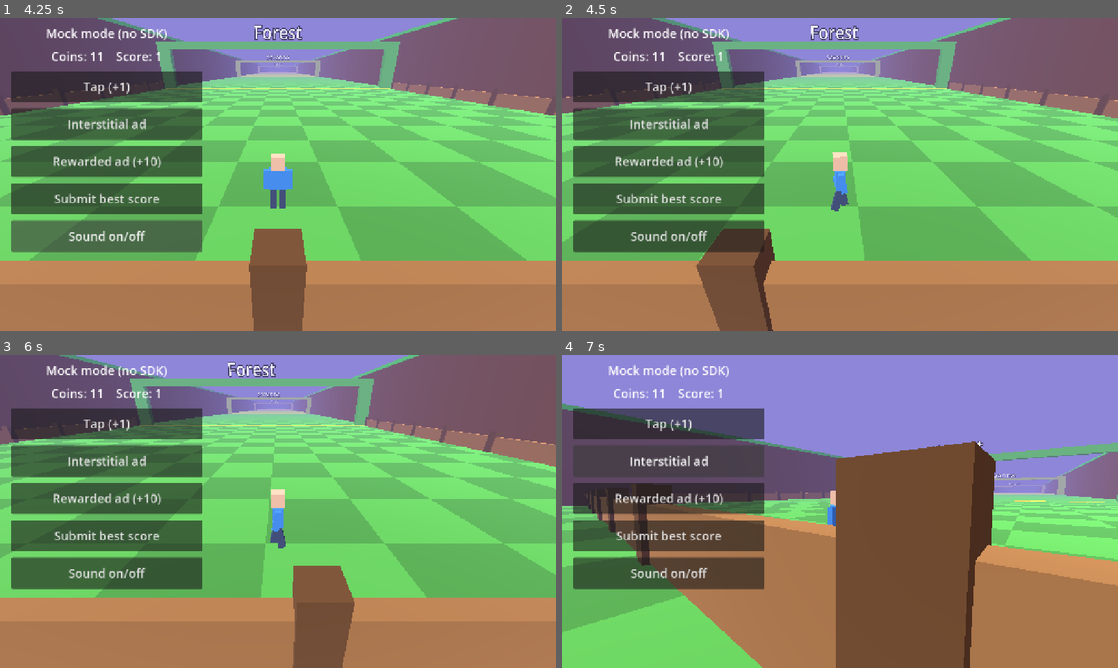
Above: before the commit, frames 1-4 (two rows, left to right).
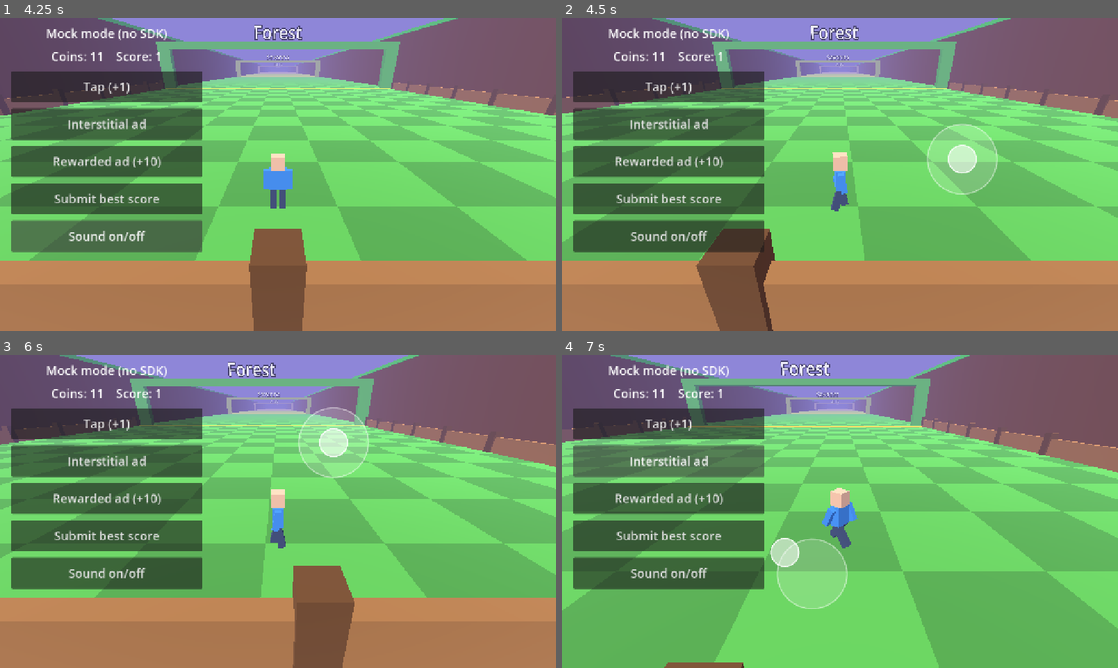
Above: after the commit, the same moments.

Repository: morrowelias9-create/feed-the-animals
Game: Godot game, scene res://scenes/main.tscn
Same seed, same stepped clock (60 frames per second), same inputs: the game is played once before the commit and once after it.
Inputs (mouse positions are in pixels of both pictures, inside the frame that each line leads up to):
- Up to frame 1 (4.25 s): click "Tap (+1)" at 0.5 s; click "Interstitial ad" at 1.25 s; click "Rewarded ad (+10)" at 2 s; click "Submit best score" at 2.75 s; click "Sound on/off" at 3.5 s
- Up to frame 2 (4.5 s): move the mouse to (962, 158) at 4.27 s; hold D (move_right) from 4.28 s (still down); click (962, 158) at 4.42 s
- Up to frame 3 (6 s): release D (move_right) at 5 s; drag from (166, 527) to (250, 574) at 5.02 s; tap Enter at 5.75 s; move the mouse to (333, 442) at 5.77 s; hold D (move_right) from 5.78 s (still down); tap Space (action_main, bound only after the commit) at 5.85 s; click (333, 442) at 5.92 s
- Up to frame 4 (7 s): release D (move_right) at 6.5 s; drag from (812, 574) to (673, 464) at 6.52 s

Frame 1 is identical in both runs. In frame 2, 1.3% of the frame differs, in the area x 65-79%, y 33-57%; in frame 3, 0.8%; in frame 4, 87%, in the area x 0-100%, y 0-100%.

Commit message:
T07: ввод для телефона и компьютера

Diff:
--- a/scenes/main.gd
+++ b/scenes/main.gd
@@ -8,6 +8,7 @@
 var _world_builder: WorldBuilder  # временно, в T13 станет частью чистого main
 var _player: Player
 var _camera_rig: CameraRig
+var _router: InputRouter
 
 
 func _ready() -> void:
@@ -39,6 +40,25 @@
 	_player.camera_rig = _camera_rig
 	_camera_rig.set_follow_target(_player)
 	_camera_rig.snap_to_target()
+	_build_input()
+
+
+# Ввод: один роутер на всю игру, два плавающих джойстика (движение слева, камера справа), но под интерфейсом.
+func _build_input() -> void:
+	_router = InputRouter.new()
+	_router.name = "InputRouter"
+	add_child(_router)
+	var joy_movement: JoystickView = JoystickView.new()
+	joy_movement.name = "VirtualJoystick"
+	add_child(joy_movement)
+	var joy_camera: JoystickView = JoystickView.new()
+	joy_camera.name = "CameraJoystick"
+	add_child(joy_camera)
+	_router.movement_joystick = joy_movement
+	_router.camera_joystick = joy_camera
+	_router.look_delta.connect(_camera_rig.rotate_by)
+	_router.zoom_delta.connect(_camera_rig.zoom)
+	_player.input_router = _router
 
 
 func _build_ui() -> void:
--- /dev/null
+++ b/scripts/input/input_router.gd
@@ -0,0 +1,282 @@
+class_name InputRouter
+extends Node
+## Единая точка ввода игры (справочник R2).
+## Мышь и клавиатура для компьютера, касания для телефона:
+## левая половина экрана — плавающий джойстик (движение), правая — плавающий джойстик (поворот камеры),
+## короткое нажатие — действие, колесо мыши — дистанция камеры.
+## Кнопки интерфейса поглощают касания сами, сюда они не доходят.
+
+signal action_pressed
+signal look_delta(delta: Vector2)
+signal zoom_delta(steps: float)
+
+const TAP_MAX_S: float = 0.25          # короче — это нажатие, а не перетаскивание
+const TAP_MAX_PX: float = 20.0         # сдвиг меньше — это нажатие
+
+const ACTION_FORWARD: StringName = &"move_forward"
+const ACTION_BACK: StringName = &"move_back"
+const ACTION_LEFT: StringName = &"move_left"
+const ACTION_RIGHT: StringName = &"move_right"
+const ACTION_ACTION: StringName = &"action_main"
+
+var movement_joystick: JoystickView
+var camera_joystick: JoystickView
+
+var enabled: bool = true:
+	set(value):
+		if enabled == value:
+			return
+		enabled = value
+		if not enabled:
+			_release_all()
+
+
+# Сессия джойстика движения (левая половина).
+var _joy_index: int = -1
+var _joy_start_pos: Vector2 = Vector2.ZERO
+var _joy_start_ms: int = 0
+var _joy_moved: bool = false
+
+# Сессия джойстика камеры (правая половина).
+var _look_index: int = -1
+var _look_start_pos: Vector2 = Vector2.ZERO
+var _look_start_ms: int = 0
+var _look_moved: bool = false
+
+# Мышь на компьютере: перетаскивание всегда вертит камеру.
+var _mouse_down: bool = false
+var _mouse_start_pos: Vector2 = Vector2.ZERO
+var _mouse_start_ms: int = 0
+var _mouse_moved: bool = false
+
+
+func _ready() -> void:
+	_ensure_actions()
+
+
+## Вектор ходьбы: x вправо, y вперёд (отрицательный y — вперёд), длина 0..1.
+func get_move() -> Vector2:
+	if not enabled:
+		return Vector2.ZERO
+	var keyboard: Vector2 = Input.get_vector(ACTION_LEFT, ACTION_RIGHT, ACTION_FORWARD, ACTION_BACK)
+	var stick: Vector2 = movement_joystick.get_value() if movement_joystick != null else Vector2.ZERO
+	var move: Vector2 = keyboard + stick
+	return move.limit_length(1.0)
+
+
+func _unhandled_input(event: InputEvent) -> void:
+	if not enabled:
+		return
+
+	if event is InputEventScreenTouch:
+		_on_screen_touch(event as InputEventScreenTouch)
+	elif event is InputEventScreenDrag:
+		_on_screen_drag(event as InputEventScreenDrag)
+	elif event is InputEventMouseButton:
+		# На телефоне касания дублируются мышью с этим device — иначе всё сработает дважды.
+		# Если в редакторе включено «Emulate Touch From Mouse», мышь конвертируется в касание,
+		# поэтому реальную мышь игнорируем: она уже ушла в сессию касаний.
+		if _mouse_emulated() or event.device == InputEvent.DEVICE_ID_EMULATION:
+			return
+		_on_mouse_button(event as InputEventMouseButton)
+	elif event is InputEventMouseMotion:
+		if _mouse_emulated() or event.device == InputEvent.DEVICE_ID_EMULATION:
+			return
+		_on_mouse_motion(event as InputEventMouseMotion)
+	elif event is InputEventKey:
+		_on_key(event as InputEventKey)
+
+
+func _on_screen_touch(event: InputEventScreenTouch) -> void:
+	if event.pressed:
+		_start_touch(event.index, event.position)
+	else:
+		_end_touch(event.index, event.position)
+
+
+func _start_touch(index: int, pos: Vector2) -> void:
+	if _is_left_half(pos):
+		if _joy_index != -1:
+			return
+		_joy_index = index
+		_joy_start_pos = pos
+		_joy_start_ms = Time.get_ticks_msec()
+		_joy_moved = false
+		if movement_joystick != null:
+			movement_joystick.show_at(pos)
+	else:
+		if _look_index != -1:
+			return
+		_look_index = index
+		_look_start_pos = pos
+		_look_start_ms = Time.get_ticks_msec()
+		_look_moved = false
+		if camera_joystick != null:
+			camera_joystick.show_at(pos)
+
+
+func _end_touch(index: int, pos: Vector2) -> void:
+	if index == _joy_index:
+		var instant: bool = not _joy_moved and _is_tap(_joy_start_ms, _joy_start_pos, pos)
+		_joy_index = -1
+		if movement_joystick != null:
+			movement_joystick.hide_joystick()
+		if instant:
+			_emit_action()
+	elif index == _look_index:
+		_look_index = -1
+		if camera_joystick != null:
+			camera_joystick.hide_joystick()
+
+
+func _on_screen_drag(event: InputEventScreenDrag) -> void:
+	if event.index == _joy_index:
+		if event.position.distance_to(_joy_start_pos) > TAP_MAX_PX:
+			_joy_moved = true
+		if movement_joystick != null:
+			movement_joystick.move_to(event.position)
+	elif event.index == _look_index:
+		if event.position.distance_to(_look_start_pos) > TAP_MAX_PX:
+			_look_moved = true
+		if camera_joystick != null:
+			camera_joystick.move_to(event.position)
+		look_delta.emit(event.relative)
+
+
+func _on_mouse_button(event: InputEventMouseButton) -> void:
+	match event.button_index:
+		MOUSE_BUTTON_LEFT:
+			if event.pressed:
+				_mouse_down = true
+				_mouse_start_pos = event.position
+				_mouse_start_ms = Time.get_ticks_msec()
+				_mouse_moved = false
+				_begin_mouse_session(event.position)
+			elif _mouse_down:
+				var instant: bool = not _mouse_moved and _is_tap(_mouse_start_ms, _mouse_start_pos, event.position)
+				_mouse_down = false
+				_end_mouse_session(instant)
+		MOUSE_BUTTON_WHEEL_UP:
+			if event.pressed:
+				zoom_delta.emit(-1.0)
+		MOUSE_BUTTON_WHEEL_DOWN:
+			if event.pressed:
+				zoom_delta.emit(1.0)
+
+
+func _on_mouse_motion(event: InputEventMouseMotion) -> void:
+	if not _mouse_down:
+		return
+	if event.position.distance_to(_mouse_start_pos) > TAP_MAX_PX:
+		_mouse_moved = true
+	if _joy_index == -100:
+		# Мышь в левой половине: двигает джойстик движения.
+		if movement_joystick != null:
+			movement_joystick.move_to(event.position)
+	elif _look_index == -101:
+		# Мышь в правой половине: джойстик камеры, перетаскивание = поворот камеры.
+		if camera_joystick != null:
+			camera_joystick.move_to(event.position)
+		look_delta.emit(event.relative)
+	elif _joy_index == -1 and _look_index == -1:
+		# Мышь без эмуляции (десктоп): перетаскивание в любую половину = поворот камеры.
+		look_delta.emit(event.relative)
+
+
+func _on_key(event: InputEventKey) -> void:
+	if event.pressed and not event.echo and event.is_action_pressed(ACTION_ACTION):
+		_emit_action()
+
+
+func _is_tap(start_ms: int, start_pos: Vector2, end_pos: Vector2) -> bool:
+	var elapsed: float = float(Time.get_ticks_msec() - start_ms) / 1000.0
+	return elapsed < TAP_MAX_S and start_pos.distance_to(end_pos) < TAP_MAX_PX
+
+
+func _is_left_half(pos: Vector2) -> bool:
+	return pos.x < _screen_width() * 0.5
+
+
+func _screen_width() -> float:
+	var viewport: Viewport = get_viewport()
+	if viewport != null:
+		var size: Vector2 = viewport.get_visible_rect().size
+		if size.x > 0.0:
+			return size.x
+	return float(ProjectSettings.get_setting("display/window/size/viewport_width", 1280))
+
+
+func _emit_action() -> void:
+	action_pressed.emit()
+
+
+func _begin_mouse_session(pos: Vector2) -> void:
+	# Мышь при включённом «Emulate Touch From Mouse» ведёт себя как касание:
+	# левая половина — джойстик движения, правая — джойстик камеры.
+	if _is_left_half(pos):
+		_joy_index = -100
+		_joy_start_pos = pos
+		_joy_start_ms = Time.get_ticks_msec()
+		_joy_moved = false
+		if movement_joystick != null:
+			movement_joystick.show_at(pos)
+	else:
+		_look_index = -101
+		_look_start_pos = pos
+		_look_start_ms = Time.get_ticks_msec()
+		_look_moved = false
+		if camera_joystick != null:
+			camera_joystick.show_at(pos)
+
+
+func _end_mouse_session(was_tap: bool) -> void:
+	var was_joy: bool = _joy_index == -100
+	var was_look: bool = _look_index == -101
+	_joy_index = -1
+	_look_index = -1
+	if was_joy:
+		if movement_joystick != null:
+			movement_joystick.hide_joystick()
+		if was_tap:
+			_emit_action()
+	elif was_look:
+		if camera_joystick != null:
+			camera_joystick.hide_joystick()
+
+
+func _release_all() -> void:
+	_joy_index = -1
+	_joy_start_ms = 0
+	_joy_moved = false
+	_look_index = -1
+	_look_start_ms = 0
+	_look_moved = false
+	_mouse_down = false
+	_mouse_start_ms = 0
+	_mouse_moved = false
+	if movement_joystick != null:
+		movement_joystick.hide_joystick()
+	if camera_joystick != null:
+		camera_joystick.hide_joystick()
+
+
+func _ensure_actions() -> void:
+	_add_action(ACTION_FORWARD, [KEY_W, KEY_UP])
+	_add_action(ACTION_BACK, [KEY_S, KEY_DOWN])
+	_add_action(ACTION_LEFT, [KEY_A, KEY_LEFT])
+	_add_action(ACTION_RIGHT, [KEY_D, KEY_RIGHT])
+	_add_action(ACTION_ACTION, [KEY_SPACE])
+
+
+func _add_action(action: StringName, keys: Array) -> void:
+	if not InputMap.has_action(action):
+		InputMap.add_action(action)
+	for key in keys:
+		var event: InputEventKey = InputEventKey.new()
+		event.physical_keycode = key
+		if not InputMap.action_has_event(action, event):
+			InputMap.action_add_event(action, event)
+
+
+func _mouse_emulated() -> bool:
+	return Input.is_emulating_touch_from_mouse()
--- /dev/null
+++ b/scripts/input/virtual_joystick.gd
@@ -0,0 +1,76 @@
+class_name JoystickView
+extends Control
+## Плавающий джойстик для телефона (справочник R2).
+## Появляется в точке касания в левой половине экрана, исчезает при отпускании.
+## Рисуется кодом, поэтому не требует картинок и не создаёт узлов во время игры.
+
+const RADIUS: float = 80.0          # максимальный ход ручки, px
+const KNOB_RADIUS: float = 32.0     # радиус ручки, px
+const DEAD_ZONE: float = 0.15       # мёртвая зона, доля радиуса
+
+const COLOR_BASE: Color = Color(1.0, 1.0, 1.0, 0.16)
+const COLOR_BASE_EDGE: Color = Color(1.0, 1.0, 1.0, 0.45)
+const COLOR_KNOB: Color = Color(1.0, 1.0, 1.0, 0.55)
+const COLOR_KNOB_EDGE: Color = Color(1.0, 1.0, 1.0, 0.85)
+const EDGE_WIDTH: float = 3.0
+
+var _active: bool = false
+var _center: Vector2 = Vector2.ZERO
+var _knob: Vector2 = Vector2.ZERO
+
+
+func _ready() -> void:
+	mouse_filter = Control.MOUSE_FILTER_IGNORE
+	set_anchors_and_offsets_preset(Control.PRESET_FULL_RECT)
+	visible = false
+
+
+## Показать джойстик в точке касания.
+func show_at(pos: Vector2) -> void:
+	_active = true
+	_center = pos
+	_knob = pos
+	visible = true
+	queue_redraw()
+
+
+## Двинуть ручку к точке пальца. Возвращает вектор направления (длина 0..1).
+func move_to(pos: Vector2) -> Vector2:
+	if not _active:
+		return Vector2.ZERO
+	var offset: Vector2 = pos - _center
+	if offset.length() > RADIUS:
+		offset = offset.normalized() * RADIUS
+	_knob = _center + offset
+	queue_redraw()
+	return get_value()
+
+
+## Убрать джойстик с экрана.
+func hide_joystick() -> void:
+	_active = false
+	_center = Vector2.ZERO
+	_knob = Vector2.ZERO
+	visible = false
+	queue_redraw()
+
+
+## Направление движения: x вправо, y вверх-вперёд (как у клавиатуры).
+func get_value() -> Vector2:
+	if not _active:
+		return Vector2.ZERO
+	var value: Vector2 = (_knob - _center) / RADIUS
+	if value.length() < DEAD_ZONE:
+		return Vector2.ZERO
+	# Убираем мёртвую зону, чтобы движение начиналось плавно от нуля.
+	value = value.normalized() * ((value.length() - DEAD_ZONE) / (1.0 - DEAD_ZONE))
+	return value.limit_length(1.0)
+
+
+func _draw() -> void:
+	if not _active:
+		return
+	draw_circle(_center, RADIUS, COLOR_BASE)
+	draw_arc(_center, RADIUS, 0.0, TAU, 48, COLOR_BASE_EDGE, EDGE_WIDTH, true)
+	draw_circle(_knob, KNOB_RADIUS, COLOR_KNOB)
+	draw_arc(_knob, KNOB_RADIUS, 0.0, TAU, 32, COLOR_KNOB_EDGE, EDGE_WIDTH, true)
--- a/scripts/world/camera_rig.gd
+++ b/scripts/world/camera_rig.gd
@@ -18,7 +18,7 @@
 const FOOD_UP: float = 5.0
 const RETURN_DEFAULT: float = 0.8
 
-# ВРЕМЕННО (T06): ввод мышью до появления InputRouter в T07.
+# Чувствительность поворота: градусов на пиксель перетаскивания.
 const DRAG_SENS_DEG: float = 0.25
 const ZOOM_STEP: float = 1.12
 
@@ -30,7 +30,6 @@
 var _target: Node3D
 var _food: Node3D
 var _look_focus: Vector3 = Vector3.ZERO
-var _dragging: bool = false
 
 var _return_left: float = 0.0
 var _return_total: float = 0.0
@@ -126,21 +125,3 @@
 
 func _focus_position() -> Vector3:
 	return _target.global_position + Vector3(0.0, FOCUS_HEIGHT, 0.0)
-
-
-# ВРЕМЕННО (T06): перетаскивание мышью и колесо. В T07 ввод придёт из InputRouter.
-func _unhandled_input(event: InputEvent) -> void:
-	if event is InputEventMouseButton:
-		var mb: InputEventMouseButton = event as InputEventMouseButton
-		if mb.button_index == MOUSE_BUTTON_LEFT:
-			_dragging = mb.pressed
-		elif mb.pressed and mb.button_index == MOUSE_BUTTON_WHEEL_UP:
-			zoom(-1.0)
-		elif mb.pressed and mb.button_index == MOUSE_BUTTON_WHEEL_DOWN:
-			zoom(1.0)
-	elif event is InputEventMouseMotion and _dragging:
-		if not Input.is_mouse_button_pressed(MOUSE_BUTTON_LEFT):
-			_dragging = false
-			return
-		var mm: InputEventMouseMotion = event as InputEventMouseMotion
-		rotate_by(mm.relative)
--- a/scripts/world/player.gd
+++ b/scripts/world/player.gd
@@ -1,25 +1,20 @@
 class_name Player
 extends Node3D
 ## Игрок без физики: ходит по участку, смотрит по направлению движения, не выходит за границы.
-## Ввод пока напрямую: WASD и стрелки через действия, созданные в коде (в T07 придёт InputRouter).
+## Ввод приходит из InputRouter: клавиатура или джойстик.
 
 const SPEED: float = 7.0
 const TURN_RATE: float = 14.0
 
-const ACTION_FORWARD: StringName = &"move_forward"
-const ACTION_BACK: StringName = &"move_back"
-const ACTION_LEFT: StringName = &"move_left"
-const ACTION_RIGHT: StringName = &"move_right"
-
 var avatar: Avatar
 var camera_rig: CameraRig
+var input_router: InputRouter
 var enabled: bool = true
 
 var _facing: float = 0.0
 
 
 func _ready() -> void:
-	_ensure_input_actions()
 	avatar = Avatar.new()
 	avatar.name = "Avatar"
 	add_child(avatar)
@@ -34,7 +29,7 @@
 		avatar.set_walk(0.0)
 		return
 
-	var input: Vector2 = Input.get_vector(ACTION_LEFT, ACTION_RIGHT, ACTION_FORWARD, ACTION_BACK)
+	var input: Vector2 = input_router.get_move() if input_router != null else Vector2.ZERO
 	var move_len: float = input.length()
 	var direction: Vector3 = Vector3.ZERO
 	if move_len > 0.01:
@@ -59,20 +54,3 @@
 	next.z = clampf(next.z, bounds.position.y, bounds.end.y)
 	next.y = 0.0
 	position = next
-
-
-func _ensure_input_actions() -> void:
-	_add_action(ACTION_FORWARD, [KEY_W, KEY_UP])
-	_add_action(ACTION_BACK, [KEY_S, KEY_DOWN])
-	_add_action(ACTION_LEFT, [KEY_A, KEY_LEFT])
-	_add_action(ACTION_RIGHT, [KEY_D, KEY_RIGHT])
-
-
-func _add_action(action: StringName, keys: Array) -> void:
-	if not InputMap.has_action(action):
-		InputMap.add_action(action)
-	for key in keys:
-		var event: InputEventKey = InputEventKey.new()
-		event.physical_keycode = key
-		if not InputMap.action_has_event(action, event):
-			InputMap.action_add_event(action, event)
Not shown, added: scripts/input/input_router.gd.uid
Not shown, added: scripts/input/virtual_joystick.gd.uid
Not shown, changed: docs/PROGRESS.md
